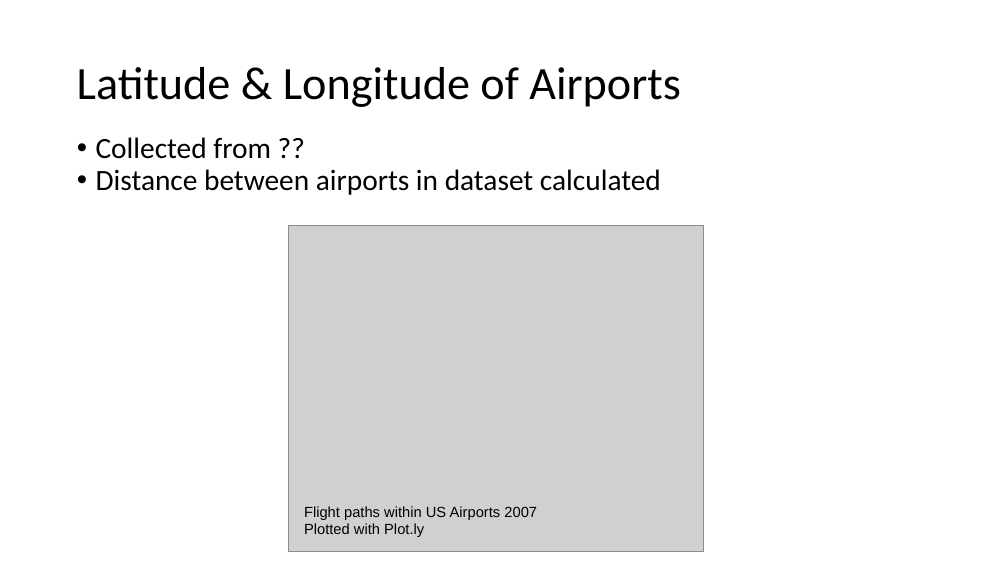
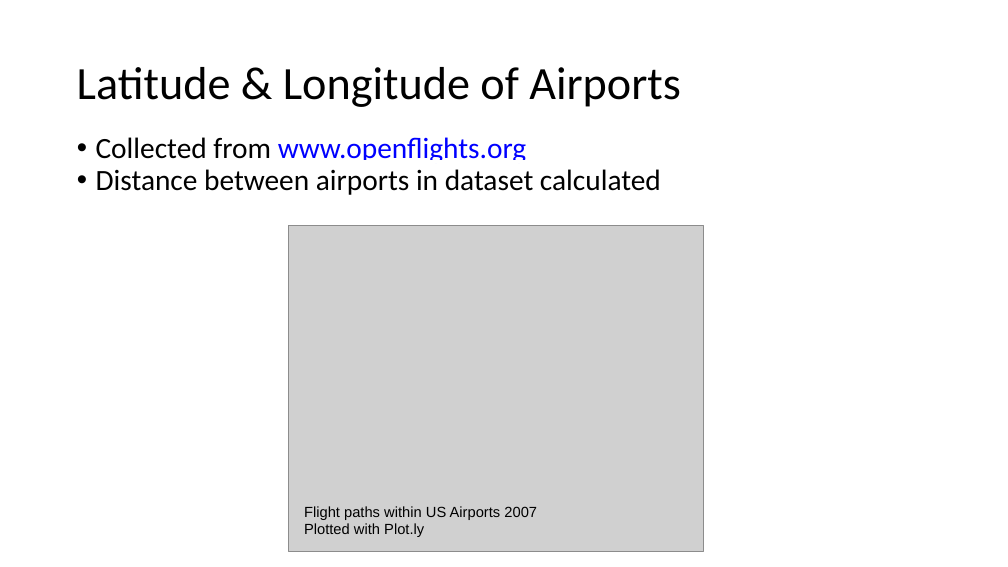
Before and after one commit to stbman/cs5228, a slide deck: slide 6 of report/Group34_Proposal_FinalPres.pptx. Drawn at 1008x567 pixels with LibreOffice and Linux fonts; fonts in the diff are those of the drawing; grey boxes stand for pictures. Boxes give left, top, right and bottom in pixels: in the first picture for what was removed or moved away, otherwise in the second. Text is boxed around its words. In the diff, an @@ line names an element or a change of style, - is before the commit and + after.

```diff
--- a/report/Group34_Proposal_FinalPres.pptx
+++ b/report/Group34_Proposal_FinalPres.pptx
@@ text at box(96, 137, 527, 160): text changed; text colour #000000 to #0000FF @@
-• Collected from ??
+• Collected from www.openflights.org
```
Also in this commit, not shown: 4 other files.
